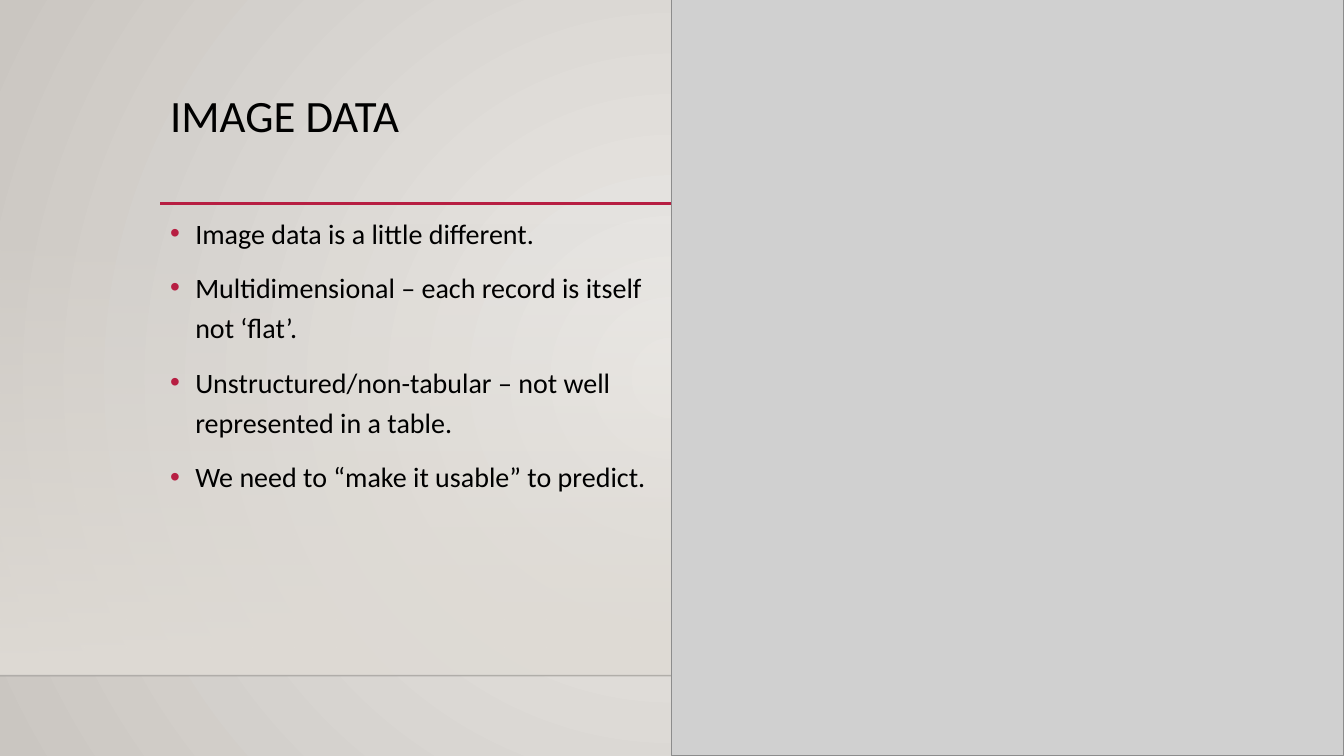
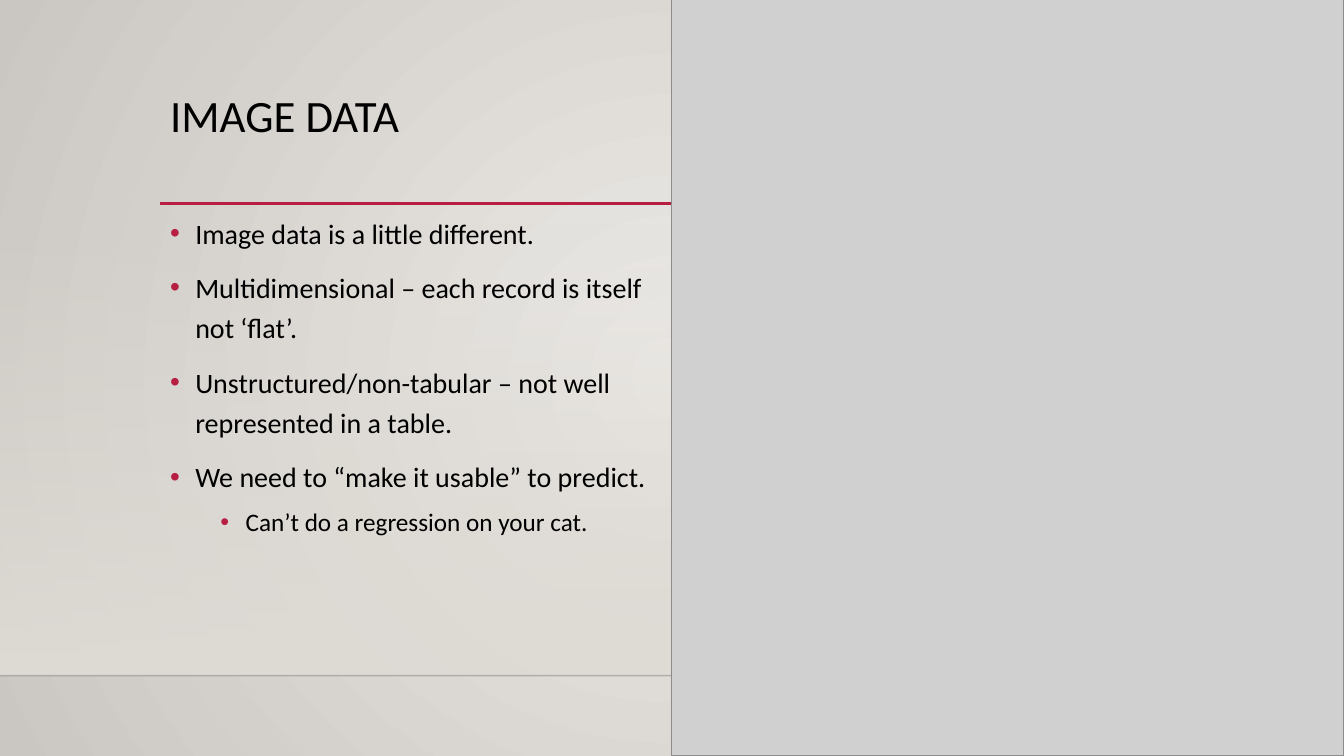
Before and after one commit to AkeemSemperDataScience/Intro_to_Machine_Learning_Students, a slide deck: slide 29 of reference_content/Slides/008_Log_Reg_Images.pptx (slide 28 before the commit). Drawn at 1344x756 pixels with LibreOffice and Linux fonts; fonts in the diff are those of the drawing; grey boxes stand for pictures; background and template pictures are left out. Boxes give left, top, right and bottom in pixels: in the first picture for what was removed or moved away, otherwise in the second. Text is boxed around its words. In the diff, an @@ line names an element or a change of style, - is before the commit and + after.

```diff
--- a/reference_content/Slides/008_Log_Reg_Images.pptx
+++ b/reference_content/Slides/008_Log_Reg_Images.pptx
@@ text at [246,513,587,536]: paragraph added @@
+  • Can’t do a regression on your cat.
```
Also in this commit, not shown: 1 other slide changed, 2 slides added, 7 other files.
